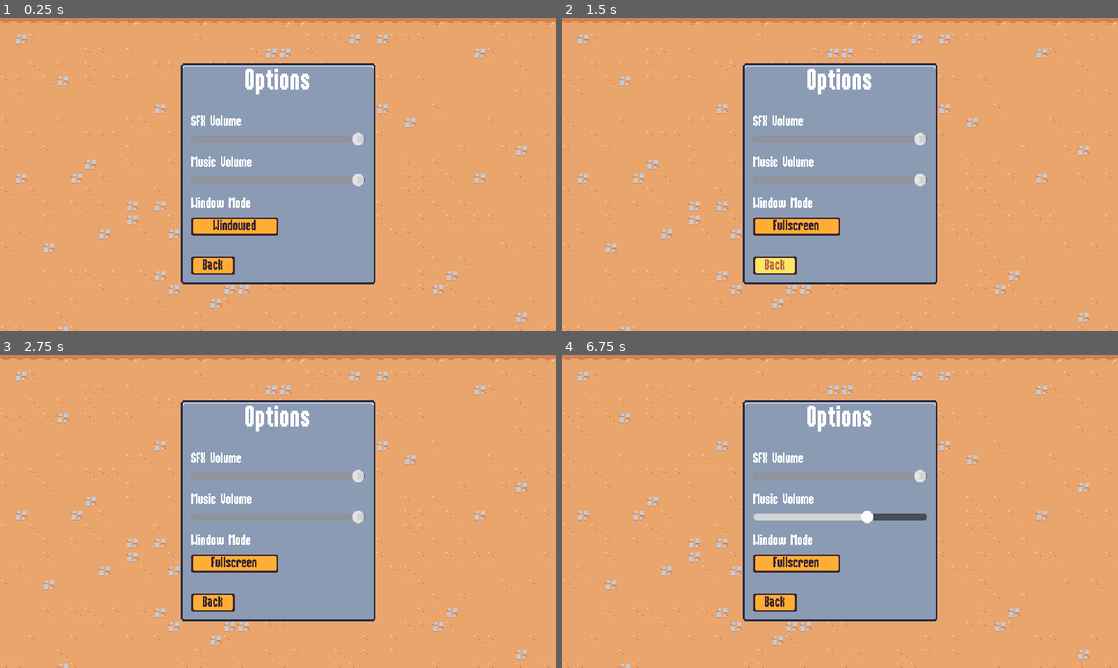
Above: before the commit, frames 1-4 (two rows, left to right).
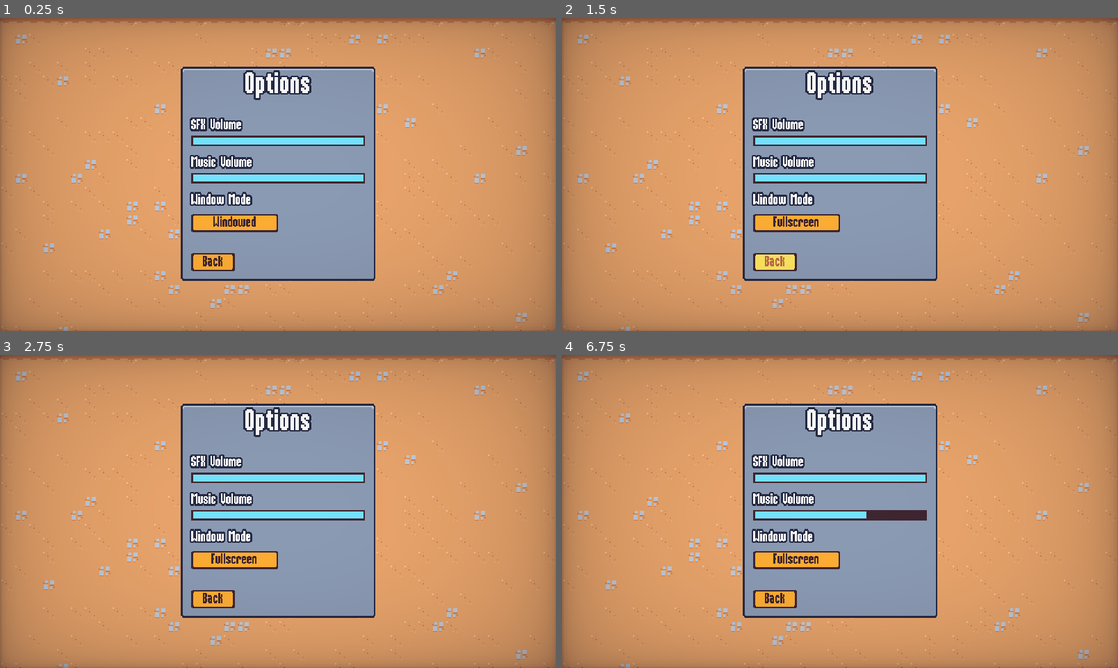
Above: after the commit, the same moments.

Repository: nadeemkhedr/survivor-game-godot
Game: Godot game, scene res://scenes/ui/options_menu.tscn
Two runs of this game, one before a commit and one after it. Both use one fixed random seed, a clock stepped at 60 frames per second and the inputs below. This scene is started directly instead of the project's main scene.
Inputs (mouse positions are in pixels of both pictures, inside the frame that each line leads up to):
- Up to frame 1 (0.25 s): no input
- Up to frame 2 (1.5 s): click "Windowed" at 0.5 s; click "Back" at 1.25 s
- Up to frame 3 (2.75 s): move the mouse to (400, 495) at 2.02 s; press the mouse at (400, 495) at 2.03 s; hold D (move_right) from 2.03 s (still down)
- Up to frame 4 (6.75 s): move the mouse to (728, 527) at 2.77 s; release D (move_right) at 2.78 s; release the mouse at (728, 527) at 2.78 s; hold S (move_down) 2.78-3.53 s; click (728, 527) at 2.85 s; move the mouse to (895, 442) at 3.52 s; press the mouse at (895, 442) at 3.53 s; hold D (move_right) 3.53-4.28 s; move the mouse to (812, 574) at 4.27 s; release the mouse at (812, 574) at 4.28 s; hold W (move_up) 4.28-5.03 s; click (812, 574) at 4.35 s; move the mouse to (1006, 558) at 5.02 s; press the mouse at (1006, 558) at 5.03 s; hold A (move_left) 5.03-6.53 s; move the mouse to (673, 464) at 5.77 s; release the mouse at (673, 464) at 5.78 s; click (673, 464) at 5.85 s; move the mouse to (867, 511) at 6.52 s; press the mouse at (867, 511) at 6.53 s; hold S (move_down) from 6.53 s (still down)

The runs differ from the first frame. In frame 1, 38% of the frame differs, in the area x 0-100%, y 0-100%; in frame 2, 38%; in frame 3, 38%; in frame 4, 38%.

Commit message:
✨ feat: add theming for the sliders

Diff:
--- a/resources/theme/theme.tres
+++ b/resources/theme/theme.tres
@@ -41,6 +41,35 @@
 texture_margin_bottom = 3.0
 region_rect = Rect2(4, 20, 8, 8)
 
+[sub_resource type="PlaceholderTexture2D" id="PlaceholderTexture2D_ub2p2"]
+size = Vector2(0, 0)
+
+[sub_resource type="PlaceholderTexture2D" id="PlaceholderTexture2D_a1kyw"]
+size = Vector2(0, 0)
+
+[sub_resource type="StyleBoxFlat" id="StyleBoxFlat_krxkj"]
+bg_color = Color(0.458824, 0.890196, 1, 1)
+border_width_left = 2
+border_width_top = 2
+border_width_right = 2
+border_width_bottom = 2
+border_color = Color(0.8, 0.8, 0.8, 0)
+
+[sub_resource type="StyleBoxFlat" id="StyleBoxFlat_iyve1"]
+bg_color = Color(0.458824, 0.890196, 1, 1)
+border_width_left = 2
+border_width_top = 2
+border_width_right = 2
+border_width_bottom = 2
+border_color = Color(0.8, 0.8, 0.8, 0)
+
+[sub_resource type="StyleBoxFlat" id="StyleBoxFlat_3xja0"]
+content_margin_left = 2.0
+content_margin_top = 6.0
+content_margin_right = 2.0
+content_margin_bottom = 6.0
+bg_color = Color(0.247059, 0.14902, 0.192157, 1)
+
 [sub_resource type="StyleBoxTexture" id="StyleBoxTexture_ndu37"]
 texture = ExtResource("1_gk8uo")
 texture_margin_left = 4.0
@@ -69,6 +98,12 @@
 default_font_size = 16
 AlternatePanelContainer/base_type = &"PanelContainer"
 AlternatePanelContainer/styles/panel = SubResource("StyleBoxTexture_5rmv1")
+BlueOutlineLabel/base_type = &"Label"
+BlueOutlineLabel/colors/font_outline_color = Color(0.14902, 0.168627, 0.266667, 1)
+BlueOutlineLabel/colors/font_shadow_color = Color(0.14902, 0.168627, 0.266667, 1)
+BlueOutlineLabel/constants/outline_size = 8
+BlueOutlineLabel/constants/shadow_offset_x = 0
+BlueOutlineLabel/constants/shadow_offset_y = 0
 Button/colors/font_color = Color(0.247059, 0.14902, 0.192157, 1)
 Button/colors/font_focus_color = Color(0.247059, 0.14902, 0.192157, 1)
 Button/colors/font_hover_color = Color(0.741176, 0.423529, 0.290196, 1)
@@ -77,6 +112,11 @@
 Button/styles/hover = SubResource("StyleBoxTexture_gyhd3")
 Button/styles/normal = SubResource("StyleBoxTexture_spkpp")
 Button/styles/pressed = SubResource("StyleBoxTexture_j135n")
+HSlider/icons/grabber = SubResource("PlaceholderTexture2D_ub2p2")
+HSlider/icons/grabber_highlight = SubResource("PlaceholderTexture2D_a1kyw")
+HSlider/styles/grabber_area = SubResource("StyleBoxFlat_krxkj")
+HSlider/styles/grabber_area_highlight = SubResource("StyleBoxFlat_iyve1")
+HSlider/styles/slider = SubResource("StyleBoxFlat_3xja0")
 Label/constants/line_spacing = 0
 PanelContainer/styles/panel = SubResource("StyleBoxTexture_ndu37")
 ProgressBar/colors/font_color = Color(0.95, 0.95, 0.95, 1)
--- a/scenes/ui/ability_upgrade_card.tscn
+++ b/scenes/ui/ability_upgrade_card.tscn
@@ -13,35 +13,6 @@
 [ext_resource type="AudioStream" uid="uid://dnvpw1414rpvj" path="res://assets/audio/switch9.ogg" id="11_5fb8f"]
 [ext_resource type="AudioStream" uid="uid://dlvridapp8ova" path="res://assets/audio/switch10.ogg" id="12_7la3j"]
 
-[sub_resource type="Animation" id="Animation_ugb1q"]
-resource_name = "in"
-length = 0.4
-step = 0.05
-tracks/0/type = "value"
-tracks/0/imported = false
-tracks/0/enabled = true
-tracks/0/path = NodePath(".:scale")
-tracks/0/interp = 2
-tracks/0/loop_wrap = true
-tracks/0/keys = {
-"times": PackedFloat32Array(0, 0.15, 0.4),
-"transitions": PackedFloat32Array(1, 1, 1),
-"update": 0,
-"values": [Vector2(2.08165e-12, 2.08165e-12), Vector2(1.2, 1.2), Vector2(1, 1)]
-}
-tracks/1/type = "value"
-tracks/1/imported = false
-tracks/1/enabled = true
-tracks/1/path = NodePath(".:modulate")
-tracks/1/interp = 1
-tracks/1/loop_wrap = true
-tracks/1/keys = {
-"times": PackedFloat32Array(0),
-"transitions": PackedFloat32Array(1),
-"update": 0,
-"values": [Color(1, 1, 1, 1)]
-}
-
 [sub_resource type="Animation" id="Animation_fqt7n"]
 length = 0.001
 tracks/0/type = "value"
@@ -81,6 +52,52 @@
 "values": [0.0]
 }
 
+[sub_resource type="Animation" id="Animation_44r7h"]
+resource_name = "discard"
+length = 0.1
+step = 0.05
+tracks/0/type = "value"
+tracks/0/imported = false
+tracks/0/enabled = true
+tracks/0/path = NodePath(".:scale")
+tracks/0/interp = 1
+tracks/0/loop_wrap = true
+tracks/0/keys = {
+"times": PackedFloat32Array(0, 0.1),
+"transitions": PackedFloat32Array(1, 1),
+"update": 0,
+"values": [Vector2(1, 1), Vector2(2.08165e-12, 2.08165e-12)]
+}
+
+[sub_resource type="Animation" id="Animation_ugb1q"]
+resource_name = "in"
+length = 0.4
+step = 0.05
+tracks/0/type = "value"
+tracks/0/imported = false
+tracks/0/enabled = true
+tracks/0/path = NodePath(".:scale")
+tracks/0/interp = 2
+tracks/0/loop_wrap = true
+tracks/0/keys = {
+"times": PackedFloat32Array(0, 0.15, 0.4),
+"transitions": PackedFloat32Array(1, 1, 1),
+"update": 0,
+"values": [Vector2(2.08165e-12, 2.08165e-12), Vector2(1.2, 1.2), Vector2(1, 1)]
+}
+tracks/1/type = "value"
+tracks/1/imported = false
+tracks/1/enabled = true
+tracks/1/path = NodePath(".:modulate")
+tracks/1/interp = 1
+tracks/1/loop_wrap = true
+tracks/1/keys = {
+"times": PackedFloat32Array(0),
+"transitions": PackedFloat32Array(1),
+"update": 0,
+"values": [Color(1, 1, 1, 1)]
+}
+
 [sub_resource type="Animation" id="Animation_03p5y"]
 resource_name = "selected"
 length = 0.4
@@ -124,23 +141,6 @@
 }]
 }
 
-[sub_resource type="Animation" id="Animation_44r7h"]
-resource_name = "discard"
-length = 0.1
-step = 0.05
-tracks/0/type = "value"
-tracks/0/imported = false
-tracks/0/enabled = true
-tracks/0/path = NodePath(".:scale")
-tracks/0/interp = 1
-tracks/0/loop_wrap = true
-tracks/0/keys = {
-"times": PackedFloat32Array(0, 0.1),
-"transitions": PackedFloat32Array(1, 1),
-"update": 0,
-"values": [Vector2(1, 1), Vector2(2.08165e-12, 2.08165e-12)]
-}
-
 [sub_resource type="AnimationLibrary" id="AnimationLibrary_gf6s7"]
 _data = {
 "RESET": SubResource("Animation_fqt7n"),
@@ -149,6 +149,21 @@
 "selected": SubResource("Animation_03p5y")
 }
 
+[sub_resource type="Animation" id="Animation_cj2es"]
+length = 0.001
+tracks/0/type = "value"
+tracks/0/imported = false
+tracks/0/enabled = true
+tracks/0/path = NodePath(".:rotation")
+tracks/0/interp = 1
+tracks/0/loop_wrap = true
+tracks/0/keys = {
+"times": PackedFloat32Array(0),
+"transitions": PackedFloat32Array(1),
+"update": 0,
+"values": [0.0]
+}
+
 [sub_resource type="Animation" id="Animation_kc28j"]
 resource_name = "hover"
 length = 0.2
@@ -178,21 +193,6 @@
 "args": [],
 "method": &"play_random"
 }]
-}
-
-[sub_resource type="Animation" id="Animation_cj2es"]
-length = 0.001
-tracks/0/type = "value"
-tracks/0/imported = false
-tracks/0/enabled = true
-tracks/0/path = NodePath(".:rotation")
-tracks/0/interp = 1
-tracks/0/loop_wrap = true
-tracks/0/keys = {
-"times": PackedFloat32Array(0),
-"transitions": PackedFloat32Array(1),
-"update": 0,
-"values": [0.0]
 }
 
 [sub_resource type="AnimationLibrary" id="AnimationLibrary_nwvil"]
@@ -253,8 +253,7 @@
 [node name="NameLabel" type="Label" parent="MarginContainer/VBoxContainer/PanelContainer"]
 unique_name_in_owner = true
 layout_mode = 2
-theme_override_colors/font_outline_color = Color(0.14902, 0.168627, 0.266667, 1)
-theme_override_constants/outline_size = 8
+theme_type_variation = &"BlueOutlineLabel"
 theme_override_font_sizes/font_size = 32
 text = "Test name
 "
@@ -265,8 +264,6 @@
 [node name="DescriptionLabel" type="Label" parent="MarginContainer/VBoxContainer"]
 unique_name_in_owner = true
 layout_mode = 2
-theme_override_colors/font_shadow_color = Color(0.14902, 0.168627, 0.266667, 1)
-theme_override_colors/font_outline_color = Color(0.14902, 0.168627, 0.266667, 1)
-theme_override_constants/outline_size = 8
+theme_type_variation = &"BlueOutlineLabel"
 text = "Write some description here"
 autowrap_mode = 2
--- a/scenes/ui/end_screen.tscn
+++ b/scenes/ui/end_screen.tscn
@@ -4,6 +4,21 @@
 [ext_resource type="AudioStream" uid="uid://i2fjis0rgmfn" path="res://assets/audio/jingles_victory.ogg" id="2_w3pee"]
 [ext_resource type="PackedScene" uid="uid://fw6btdl7iud" path="res://scenes/ui/sound_button.tscn" id="2_yfrm6"]
 [ext_resource type="AudioStream" uid="uid://jo1y3qkk08qm" path="res://assets/audio/jingles_defeat.ogg" id="3_5f8fy"]
+
+[sub_resource type="Animation" id="Animation_mcwwy"]
+length = 0.001
+tracks/0/type = "value"
+tracks/0/imported = false
+tracks/0/enabled = true
+tracks/0/path = NodePath("ColorRect:modulate")
+tracks/0/interp = 1
+tracks/0/loop_wrap = true
+tracks/0/keys = {
+"times": PackedFloat32Array(0),
+"transitions": PackedFloat32Array(1),
+"update": 0,
+"values": [Color(1, 1, 1, 1)]
+}
 
 [sub_resource type="Animation" id="Animation_rfyl4"]
 resource_name = "in"
@@ -20,21 +35,6 @@
 "transitions": PackedFloat32Array(1, 1),
 "update": 0,
 "values": [Color(1, 1, 1, 0), Color(1, 1, 1, 1)]
-}
-
-[sub_resource type="Animation" id="Animation_mcwwy"]
-length = 0.001
-tracks/0/type = "value"
-tracks/0/imported = false
-tracks/0/enabled = true
-tracks/0/path = NodePath("ColorRect:modulate")
-tracks/0/interp = 1
-tracks/0/loop_wrap = true
-tracks/0/keys = {
-"times": PackedFloat32Array(0),
-"transitions": PackedFloat32Array(1),
-"update": 0,
-"values": [Color(1, 1, 1, 1)]
 }
 
 [sub_resource type="Animation" id="Animation_dxkgj"]
@@ -117,9 +117,7 @@
 [node name="TitleLabel" type="Label" parent="MarginContainer/PanelContainer/MarginContainer/VBoxContainer"]
 unique_name_in_owner = true
 layout_mode = 2
-theme_override_colors/font_shadow_color = Color(0.14902, 0.168627, 0.266667, 1)
-theme_override_colors/font_outline_color = Color(0.14902, 0.168627, 0.266667, 1)
-theme_override_constants/outline_size = 8
+theme_type_variation = &"BlueOutlineLabel"
 theme_override_font_sizes/font_size = 32
 text = "Victory"
 horizontal_alignment = 1
@@ -128,9 +126,7 @@
 [node name="DescriptionLabel" type="Label" parent="MarginContainer/PanelContainer/MarginContainer/VBoxContainer"]
 unique_name_in_owner = true
 layout_mode = 2
-theme_override_colors/font_shadow_color = Color(0.14902, 0.168627, 0.266667, 1)
-theme_override_colors/font_outline_color = Color(0.14902, 0.168627, 0.266667, 1)
-theme_override_constants/outline_size = 8
+theme_type_variation = &"BlueOutlineLabel"
 text = "You won!"
 
 [node name="VBoxContainer" type="VBoxContainer" parent="MarginContainer/PanelContainer/MarginContainer/VBoxContainer"]
--- a/scenes/ui/main_menu.tscn
+++ b/scenes/ui/main_menu.tscn
@@ -1,7 +1,8 @@
-[gd_scene load_steps=4 format=3 uid="uid://bxo8vn114ve6w"]
+[gd_scene load_steps=5 format=3 uid="uid://bxo8vn114ve6w"]
 
 [ext_resource type="Script" path="res://scenes/ui/main_menu.gd" id="1_7yvgc"]
 [ext_resource type="TileSet" uid="uid://b2q3j4jyeru7g" path="res://resources/tileset.tres" id="1_tvq5e"]
+[ext_resource type="PackedScene" uid="uid://ctbloav3ac1bs" path="res://scenes/ui/vignette.tscn" id="2_3buyy"]
 [ext_resource type="PackedScene" uid="uid://fw6btdl7iud" path="res://scenes/ui/sound_button.tscn" id="2_ujdyu"]
 
 [node name="MainMenu" type="CanvasLayer"]
@@ -37,6 +38,7 @@
 
 [node name="Label" type="Label" parent="MarginContainer/PanelContainer/MarginContainer/VBoxContainer"]
 layout_mode = 2
+theme_type_variation = &"BlueOutlineLabel"
 theme_override_font_sizes/font_size = 32
 text = "The Arena"
 
@@ -54,3 +56,5 @@
 unique_name_in_owner = true
 layout_mode = 2
 text = "Quit"
+
+[node name="Vignette" parent="." instance=ExtResource("2_3buyy")]
--- a/scenes/ui/options_menu.tscn
+++ b/scenes/ui/options_menu.tscn
@@ -1,7 +1,8 @@
-[gd_scene load_steps=4 format=3 uid="uid://barp3iwwquj15"]
+[gd_scene load_steps=5 format=3 uid="uid://barp3iwwquj15"]
 
 [ext_resource type="Script" path="res://scenes/ui/options_menu.gd" id="1_wajjp"]
 [ext_resource type="TileSet" uid="uid://b2q3j4jyeru7g" path="res://resources/tileset.tres" id="2_i0ece"]
+[ext_resource type="PackedScene" uid="uid://ctbloav3ac1bs" path="res://scenes/ui/vignette.tscn" id="2_kqgjs"]
 [ext_resource type="PackedScene" uid="uid://fw6btdl7iud" path="res://scenes/ui/sound_button.tscn" id="3_544b3"]
 
 [node name="OptionsMenu" type="CanvasLayer"]
@@ -39,6 +40,7 @@
 
 [node name="Label" type="Label" parent="MarginContainer/PanelContainer/MarginContainer/VBoxContainer"]
 layout_mode = 2
+theme_type_variation = &"BlueOutlineLabel"
 theme_override_font_sizes/font_size = 32
 text = "Options"
 horizontal_alignment = 1
@@ -52,6 +54,7 @@
 
 [node name="Label" type="Label" parent="MarginContainer/PanelContainer/MarginContainer/VBoxContainer/VBoxContainer/SfxOptionsContainer"]
 layout_mode = 2
+theme_type_variation = &"BlueOutlineLabel"
 text = "SFX Volume"
 
 [node name="SfxSlider" type="HSlider" parent="MarginContainer/PanelContainer/MarginContainer/VBoxContainer/VBoxContainer/SfxOptionsContainer"]
@@ -65,6 +68,7 @@
 
 [node name="Label" type="Label" parent="MarginContainer/PanelContainer/MarginContainer/VBoxContainer/VBoxContainer/MusicOptionsContainer"]
 layout_mode = 2
+theme_type_variation = &"BlueOutlineLabel"
 text = "Music Volume"
 
 [node name="MusicSlider" type="HSlider" parent="MarginContainer/PanelContainer/MarginContainer/VBoxContainer/VBoxContainer/MusicOptionsContainer"]
@@ -72,6 +76,7 @@
 layout_mode = 2
 max_value = 1.0
 step = 0.01
+value = 0.6
 
 [node name="WindowOptionContainer" type="VBoxContainer" parent="MarginContainer/PanelContainer/MarginContainer/VBoxContainer/VBoxContainer"]
 layout_mode = 2
@@ -79,6 +84,7 @@
 
 [node name="Label" type="Label" parent="MarginContainer/PanelContainer/MarginContainer/VBoxContainer/VBoxContainer/WindowOptionContainer"]
 layout_mode = 2
+theme_type_variation = &"BlueOutlineLabel"
 text = "Window Mode"
 
 [node name="WindowButton" parent="MarginContainer/PanelContainer/MarginContainer/VBoxContainer/VBoxContainer/WindowOptionContainer" instance=ExtResource("3_544b3")]
@@ -94,3 +100,6 @@
 layout_mode = 2
 size_flags_horizontal = 0
 text = "Back"
+
+[node name="Vignette" parent="." instance=ExtResource("2_kqgjs")]
+layer = 2
Not shown: 1 places in resources/theme/theme.tres that only renumber resources
